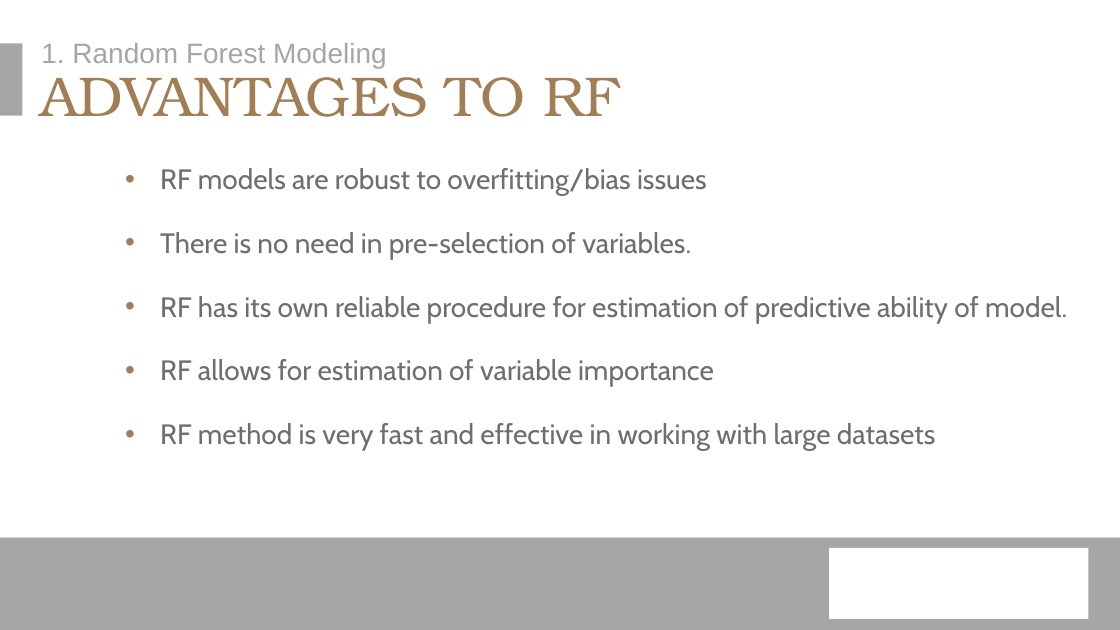
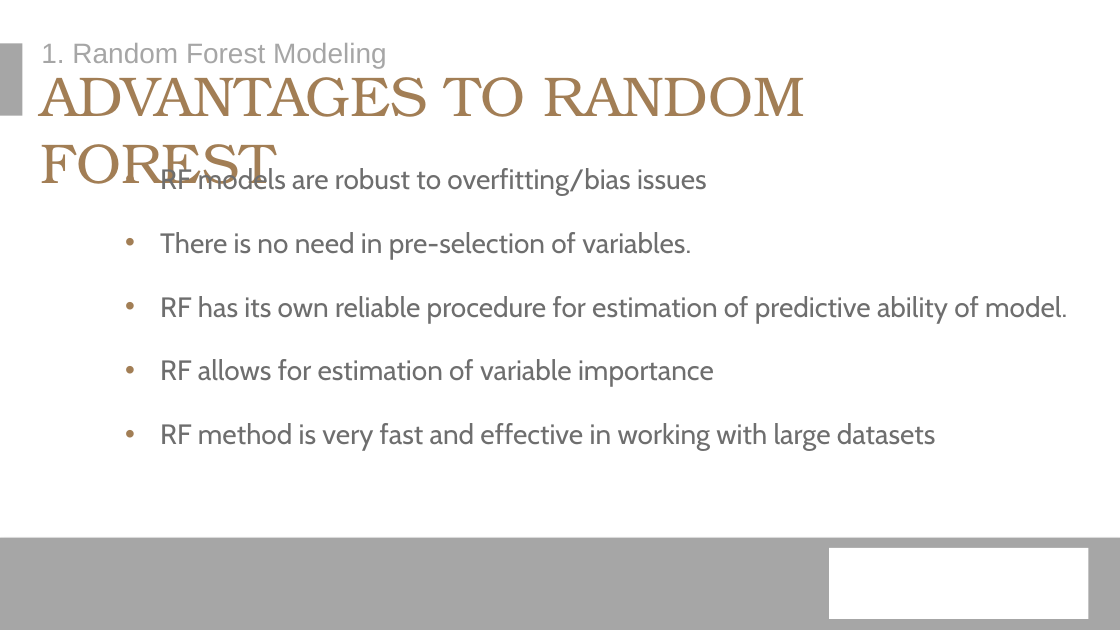
Before and after one commit to erichseamon/BCB503_advanced_geospatial_workshop, a slide deck: slide 14 of doc/BCB_Intro_Advanced_Analysis_2_2021.pptx (slide 13 before the commit). Drawn at 1120x630 pixels with LibreOffice and Linux fonts; fonts in the diff are those of the drawing; background and template pictures are left out. Boxes give left, top, right and bottom in pixels: in the first picture for what was removed or moved away, otherwise in the second. Text is boxed around its words. In the diff, an @@ line names an element or a change of style, - is before the commit and + after.

```diff
--- a/doc/BCB_Intro_Advanced_Analysis_2_2021.pptx
+++ b/doc/BCB_Intro_Advanced_Analysis_2_2021.pptx
@@ title at bbox=[41, 63, 805, 189]: text changed @@
-ADVANTAGES TO RF
+ADVANTAGES TO RANDOM FOREST
```
Also in this commit, not shown: 1 other slide changed, 1 slide added.
